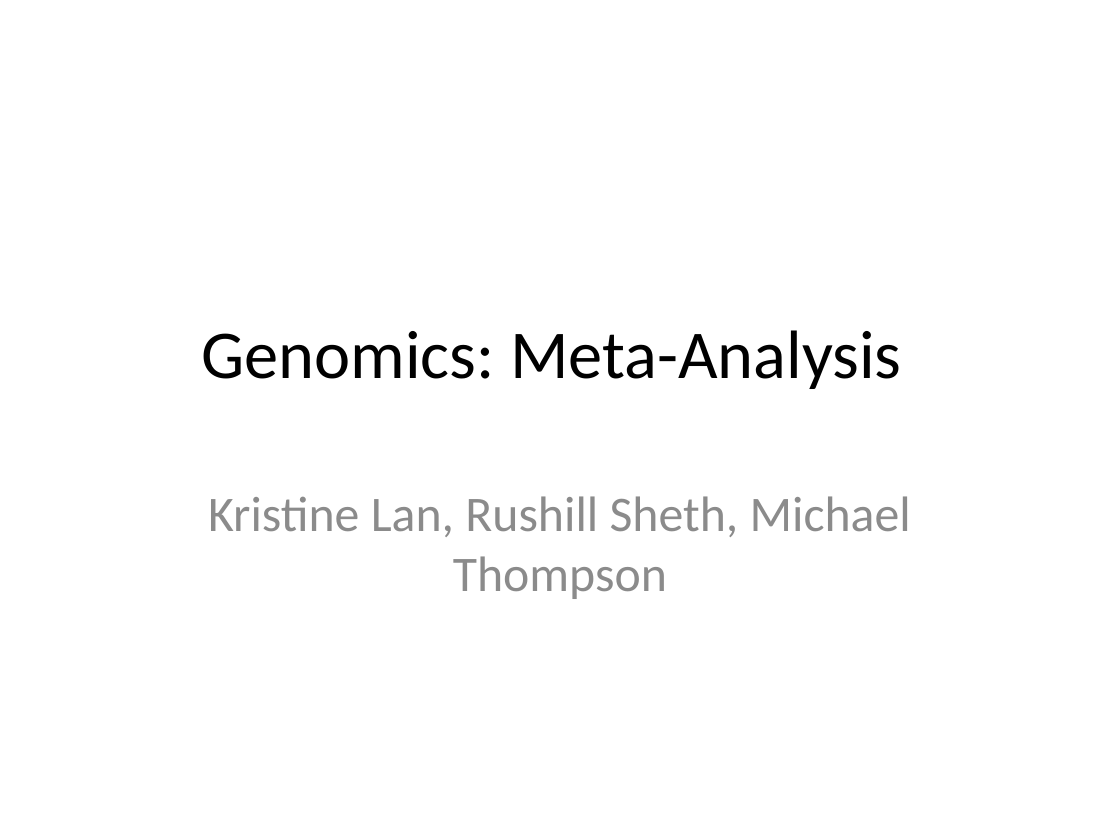
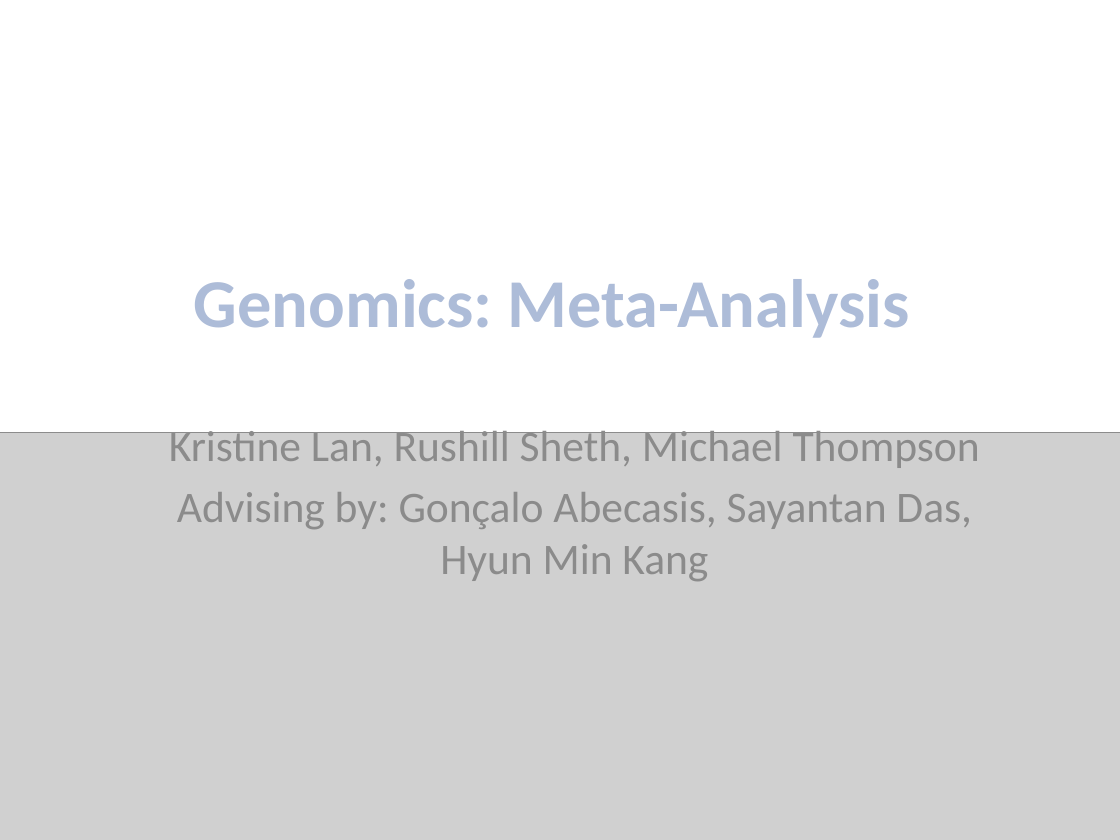
Before and after one commit to lankrist/ph_meta-analysis, a slide deck: slide 1 of meta_analysis_presentation.pptx. Drawn at 1120x840 pixels with LibreOffice and Linux fonts; fonts in the diff are those of the drawing; grey boxes stand for pictures. Boxes give left, top, right and bottom in pixels: in the first picture for what was removed or moved away, otherwise in the second. Text is boxed around its words. In the diff, an @@ line names an element or a change of style, - is before the commit and + after.

```diff
--- a/meta_analysis_presentation.pptx
+++ b/meta_analysis_presentation.pptx
@@ title "Genomics: Meta-Analysis": place and size @@
-title "Genomics: Meta-Analysis" at (202,330,901,389)
+title "Genomics: Meta-Analysis" at (194,279,909,338)
@@ title "Genomics: Meta-Analysis" at (194,279,909,338): text colour #000000 to gradient #87B2FF to #3A5F8C, letter outline none to #FCFCFD 1.4 pt, bold on @@
@@ subtitle "Kristine Lan, Rushill Sheth, Michael ...": place and size @@
-subtitle "Kristine Lan, Rushill Sheth, Michael ..." at (208,496,911,599)
+subtitle "Kristine Lan, Rushill Sheth, Michael ..." at (169,425,980,581)
@@ picture added at (0,432,1120,840) @@
@@ subtitle at (169,425,980,468): size 32 to 28 pt in "Kristine Lan, Rushill Sheth, Michael Thompson" @@
@@ subtitle at (177,492,971,581): paragraph added @@
+Advising by: Gonçalo Abecasis, Sayantan Das, Hyun Min Kang
```
Also in this commit, not shown: 2 other slides changed, 3 slides added, 2 slides removed, 1 other file.
